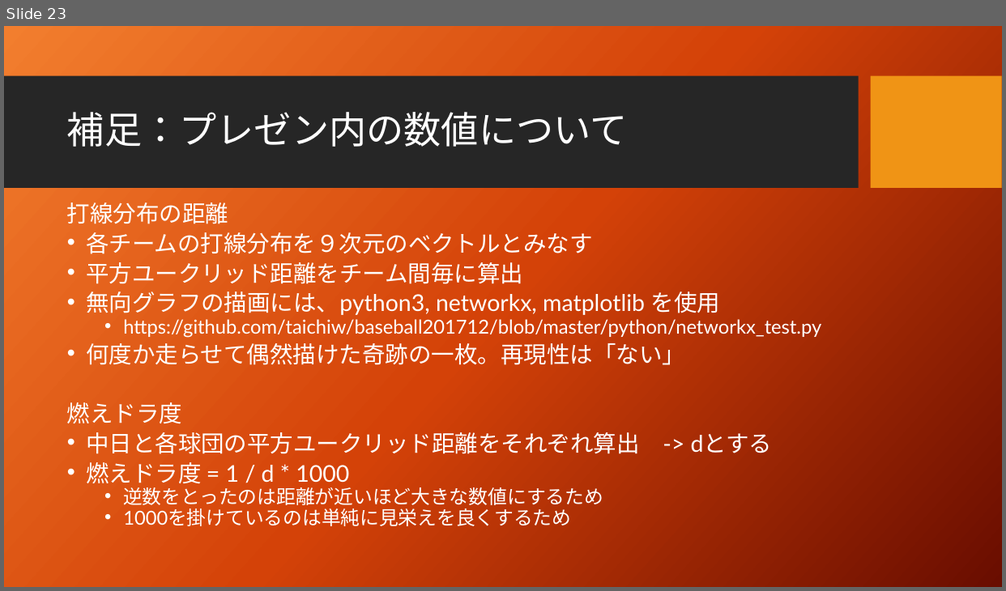
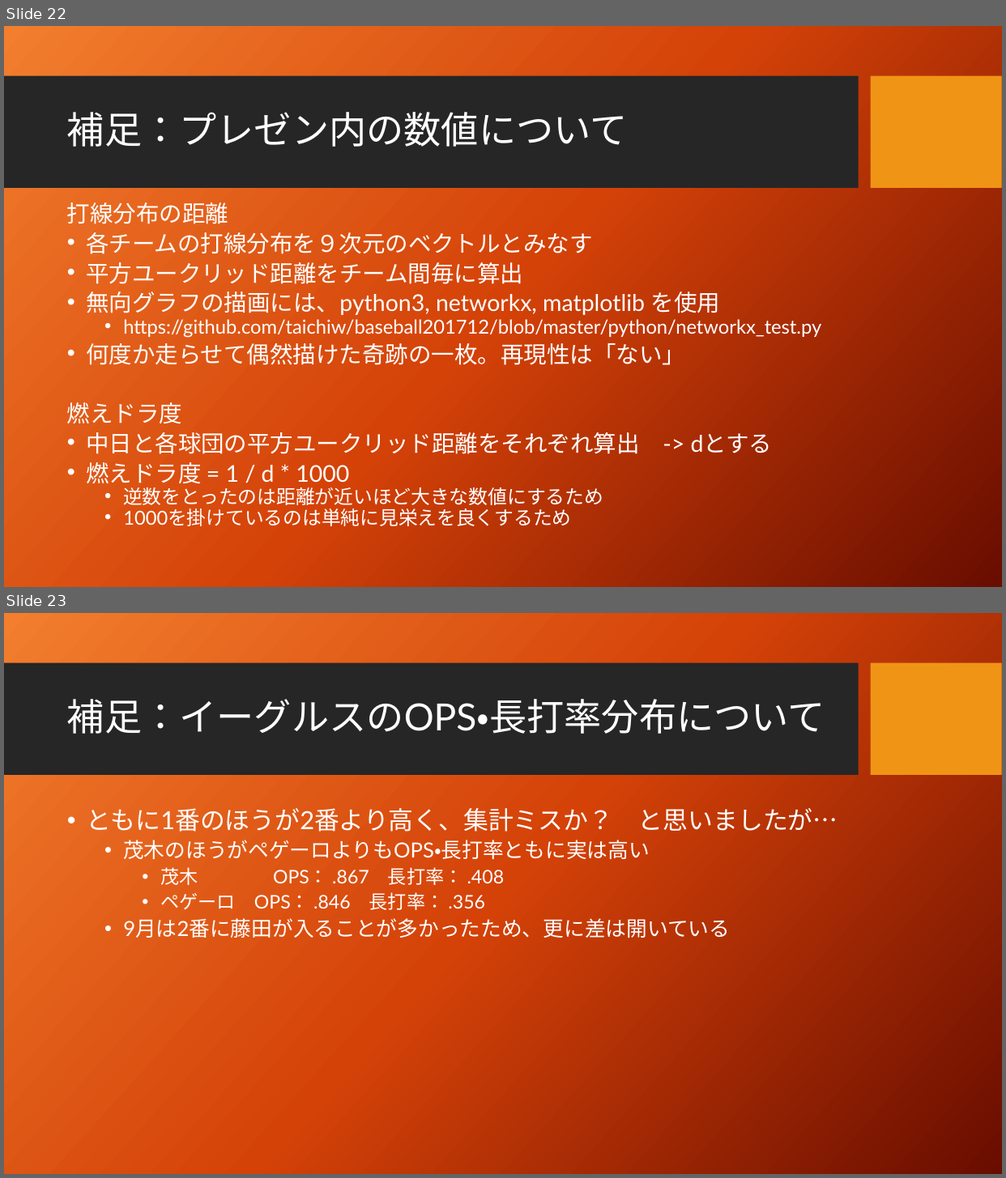
Before and after one commit to taichiw/baseball201712, a slide deck: 2番ペゲーロとは何だったのか.pptx. Shown one above the other, each under a label of ours: slide 23 before the commit, slides 22 and 23 after it. The pictures are 1006x591 and 1006x1178 pixels, drawn with LibreOffice and Linux fonts; fonts in the diff are those of the drawing; background and template pictures are left out. Boxes give left, top, right and bottom in pixels: in the first picture for what was removed or moved away, otherwise in the second. Text is boxed around its words. In the diff, an @@ line names an element or a change of style, - is before the commit and + after.

```diff
--- a/2番ペゲーロとは何だったのか.pptx
+++ b/2番ペゲーロとは何だったのか.pptx
@@ slide 23 added at <box>4,613,1002,1174</box>, background picture (left out); not listed: 2 template elements that a slide beside it also shows @@
@@ title added at <box>67,699,825,734</box>, 36 pt, text #FFFFFF @@
+補足：イーグルスのOPS・長打率分布について
@@ text added at <box>86,808,837,940</box>, 20 pt, text #FFFFFF @@
+• ともに1番のほうが2番より高く、集計ミスか？ と思いましたが…
+  • 茂木のほうがペゲーロよりもOPS・長打率ともに実は高い
+    • 茂木 OPS： .867 長打率： .408
+    • ペゲーロ OPS： .846 長打率： .356
+  • 9月は2番に藤田が入ることが多かったため、更に差は開いている
@@ what was slide 23 is now slide 22 @@
```
Also in this commit, not shown: 3 other slides added, 1 other file.
